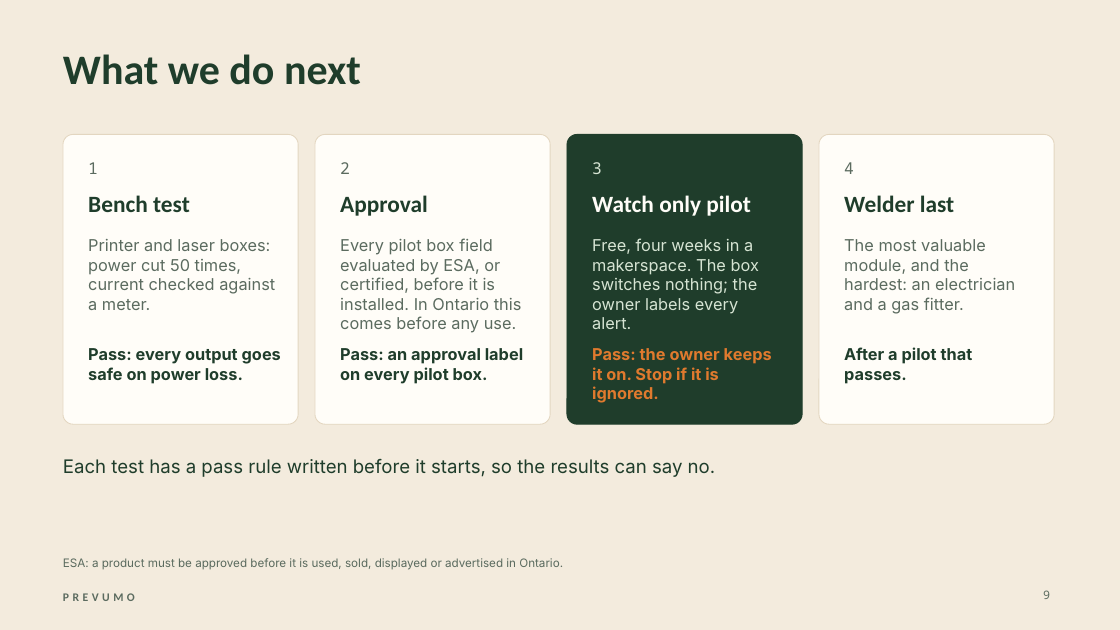
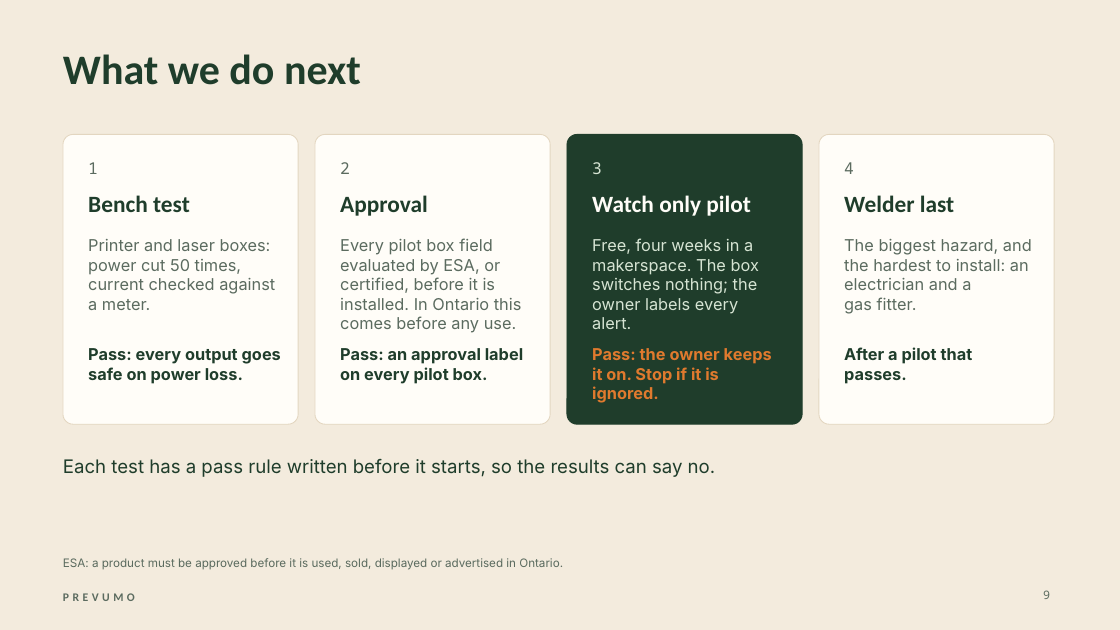
Before and after one commit to WAHB22/wahbs-world, a slide deck: slide 9 of prevumo/deliverables/final/PREVUMO-final.pptx. Drawn at 1120x630 pixels with LibreOffice and Linux fonts; fonts in the diff are those of the drawing; background and template pictures are left out. Boxes give left, top, right and bottom in pixels: in the first picture for what was removed or moved away, otherwise in the second. Text is boxed around its words. In the diff, an @@ line names an element or a change of style, - is before the commit and + after.

```diff
--- a/prevumo/deliverables/final/PREVUMO-final.pptx
+++ b/prevumo/deliverables/final/PREVUMO-final.pptx
@@ text at [844, 239, 1032, 314]: text changed @@
-The most valuable module, and the hardest: an electrician and a gas fitter.
+The biggest hazard, and the hardest to install: an electrician and a gas fitter.
```
Also in this commit, not shown: 7 other slides changed, 11 other files.
